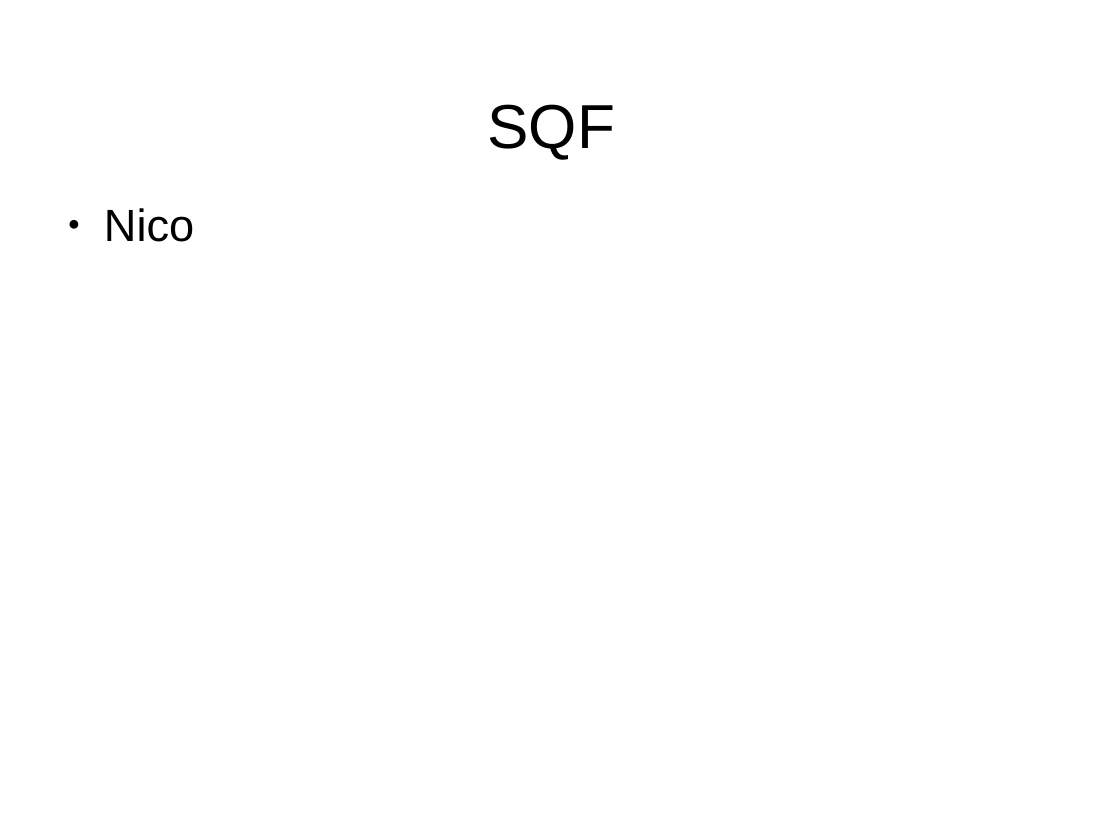
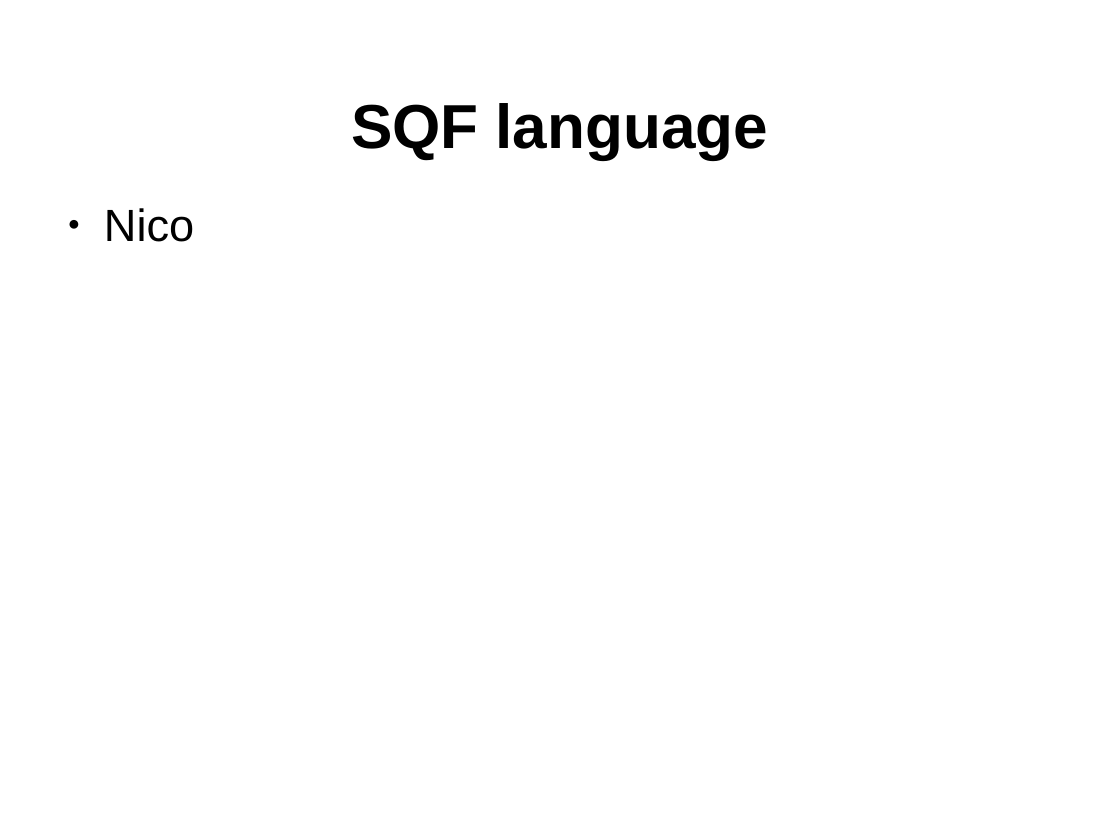
Before and after one commit to octavianN/Schematron-QuickFix-Language-Presentation, a slide deck: slide 15 of Final/SQF.odp. Drawn at 1120x840 pixels with LibreOffice and Linux fonts; fonts in the diff are those of the drawing; background and template pictures are left out. Boxes give left, top, right and bottom in pixels: in the first picture for what was removed or moved away, otherwise in the second. Text is boxed around its words. In the diff, an @@ line names an element or a change of style, - is before the commit and + after.

```diff
--- a/Final/SQF.odp
+++ b/Final/SQF.odp
@@ title at (351,103,768,159): text changed; bold on @@
-SQF
+SQF language
```
Also in this commit, not shown: 1 other slide changed.
